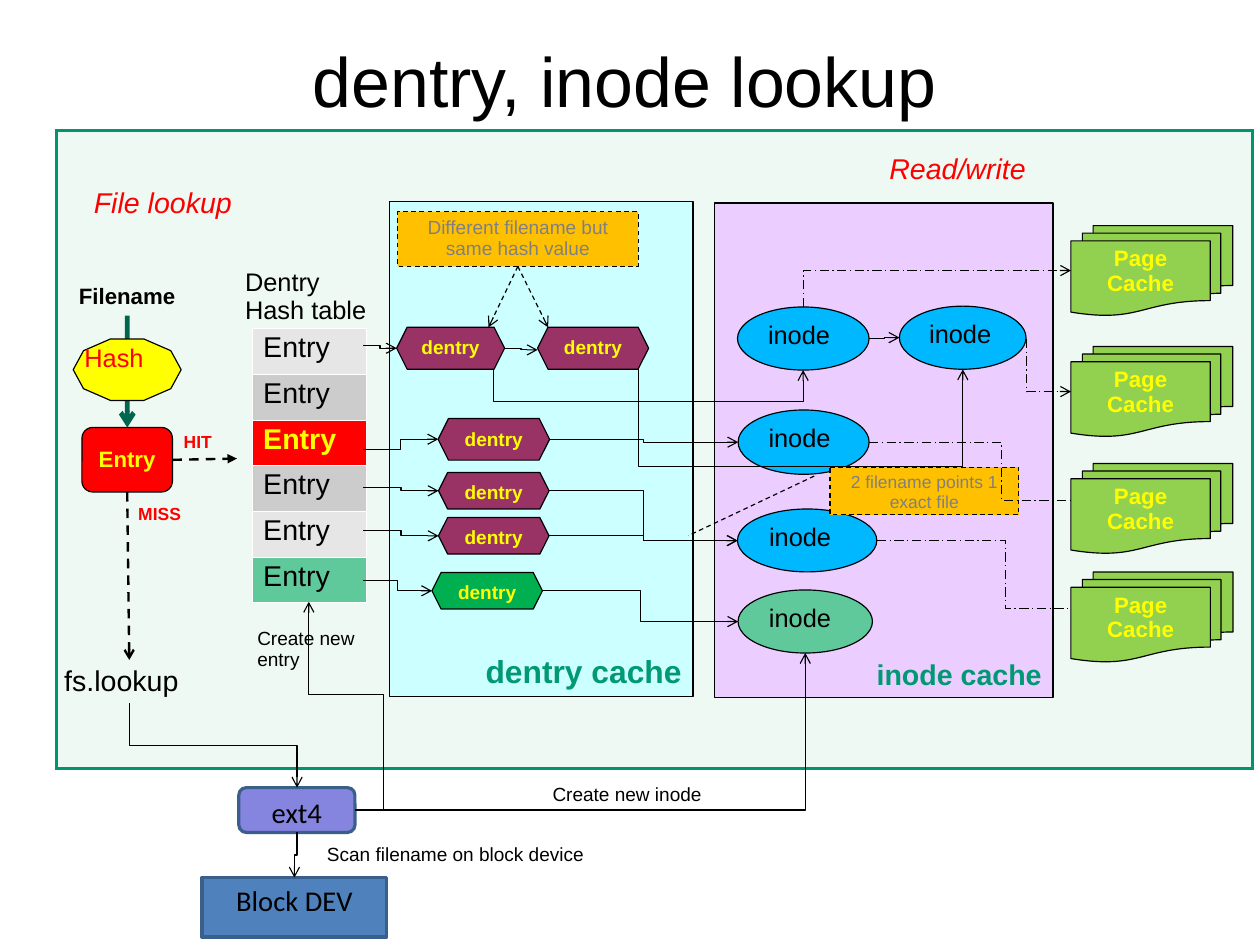
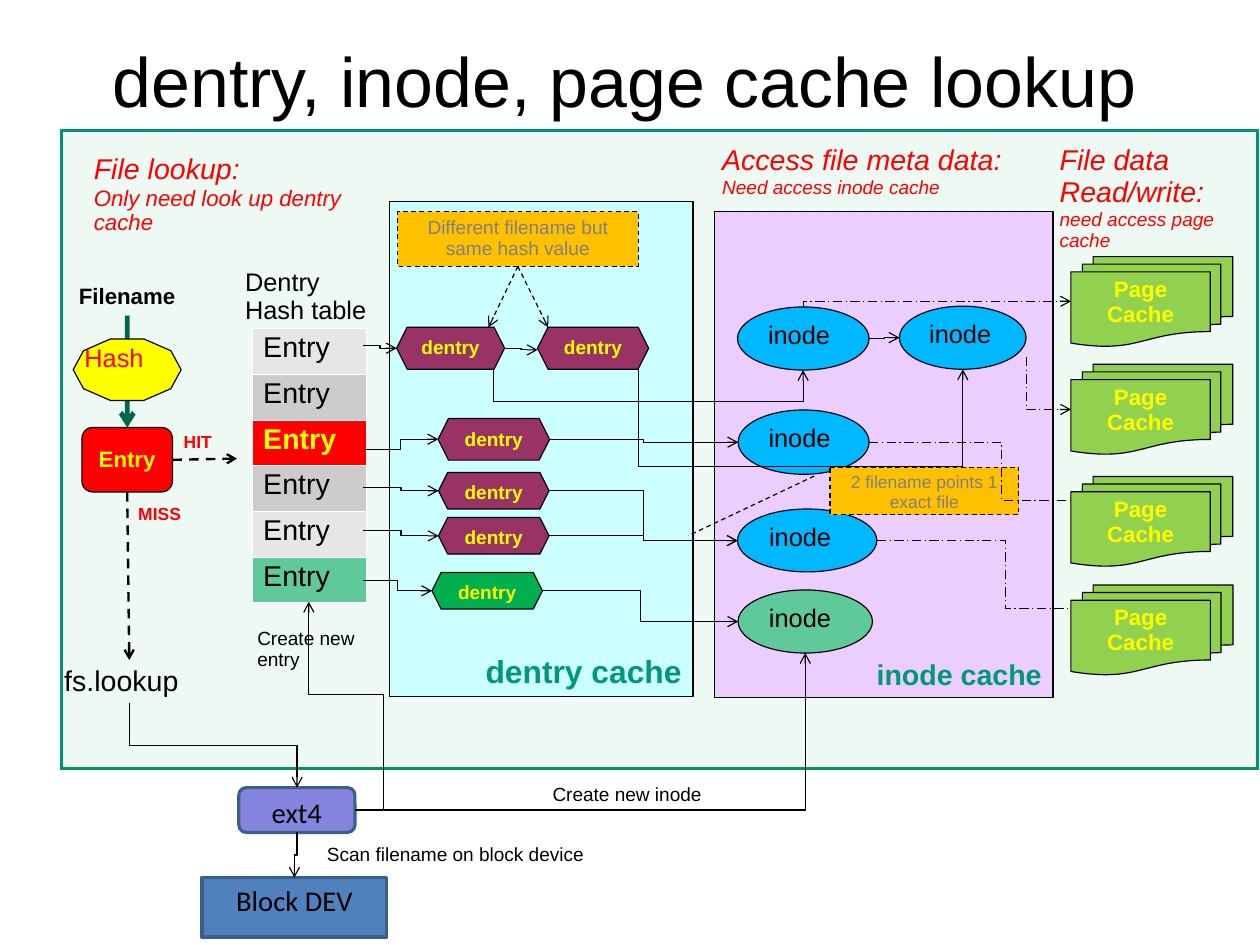
Before and after one commit to minmintemuer-sm/Documentation, a slide deck: slide 5 of Linux-File-System-In-Graph.ppt. Drawn at 1260x945 pixels with LibreOffice and Linux fonts; fonts in the diff are those of the drawing. Boxes give left, top, right and bottom in pixels: in the first picture for what was removed or moved away, otherwise in the second. Text is boxed around its words. In the diff, an @@ line names an element or a change of style, - is before the commit and + after.

Commit message:
update writeback page

```diff
--- a/Linux-File-System-In-Graph.ppt
+++ b/Linux-File-System-In-Graph.ppt
@@ title at [113,56,1136,121]: text changed @@
-dentry, inode lookup
+dentry, inode, page cache lookup
@@ rectangle: place and size @@
-rectangle at [56,130,1253,768]
+rectangle at [62,130,1259,768]
@@ text added at [722,149,1002,195], 12 pt, text #FF0000, italic @@
+Access file meta data:
+Need access inode cache
@@ text added at [1060,149,1204,203], 18 pt, text #FF0000, italic @@
+File data Read/write: need access page cache
@@ text at [94,158,341,231]: text changed; size 18 to 14 pt @@
-File lookup
+File lookup:
+Only need look up dentry cache
@@ text removed at [889,158,1025,180] @@
-Read/write
@@ rectangle "inode cache": place and size @@
-rectangle "inode cache" at [715,204,1053,699]
+rectangle "inode cache" at [715,212,1053,697]
@@ flow chart multidocument "Page Cache": place and size @@
-flow chart multidocument "Page Cache" at [1071,225,1234,316]
+flow chart multidocument "Page Cache" at [1071,256,1234,346]
@@ elbow arrow moved from (804, 308) - (1071, 271) to (804, 308) - (1071, 302) @@
@@ elbow arrow moved from (1027, 340) - (1071, 392) to (1027, 357) - (1071, 409) @@
@@ flow chart multidocument "Page Cache": place and size @@
-flow chart multidocument "Page Cache" at [1071,346,1234,437]
+flow chart multidocument "Page Cache" at [1071,365,1234,455]
@@ arrow (173, 460) - (237, 458): arrowheads changed @@
@@ flow chart multidocument "Page Cache": place and size @@
-flow chart multidocument "Page Cache" at [1071,464,1234,555]
+flow chart multidocument "Page Cache" at [1071,477,1234,567]
@@ flow chart multidocument "Page Cache": place and size @@
-flow chart multidocument "Page Cache" at [1071,573,1234,663]
+flow chart multidocument "Page Cache" at [1071,585,1234,676]
```
Also in this commit, not shown: 4 other slides changed.
